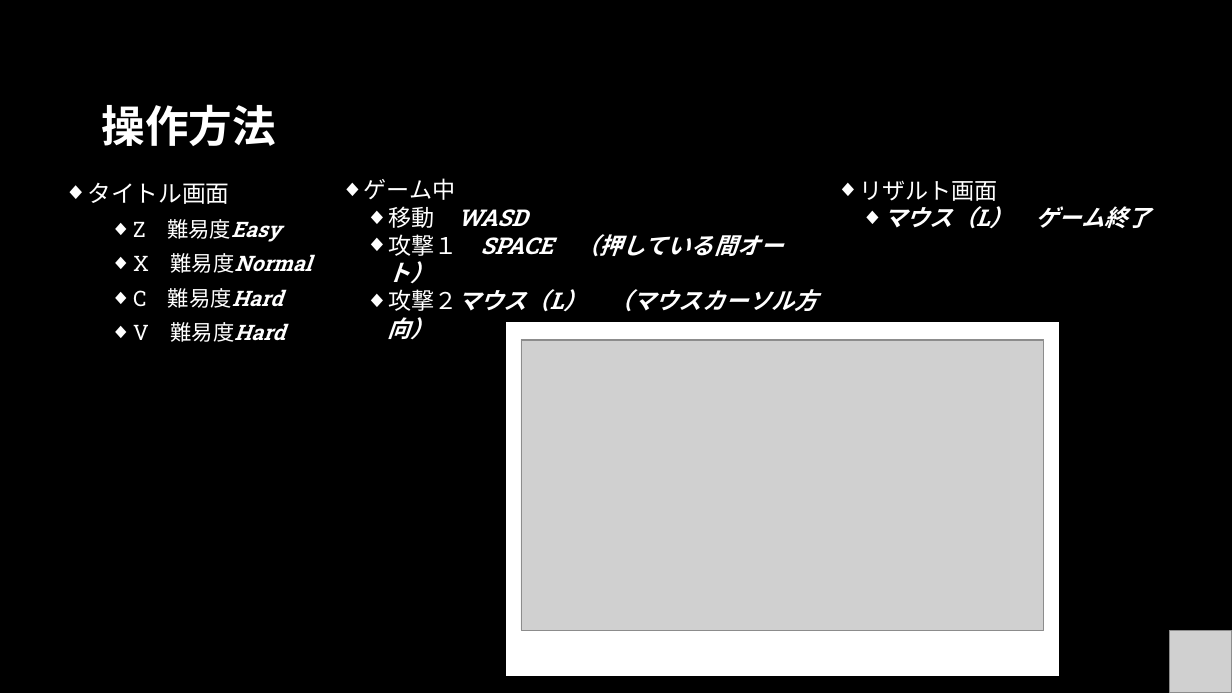
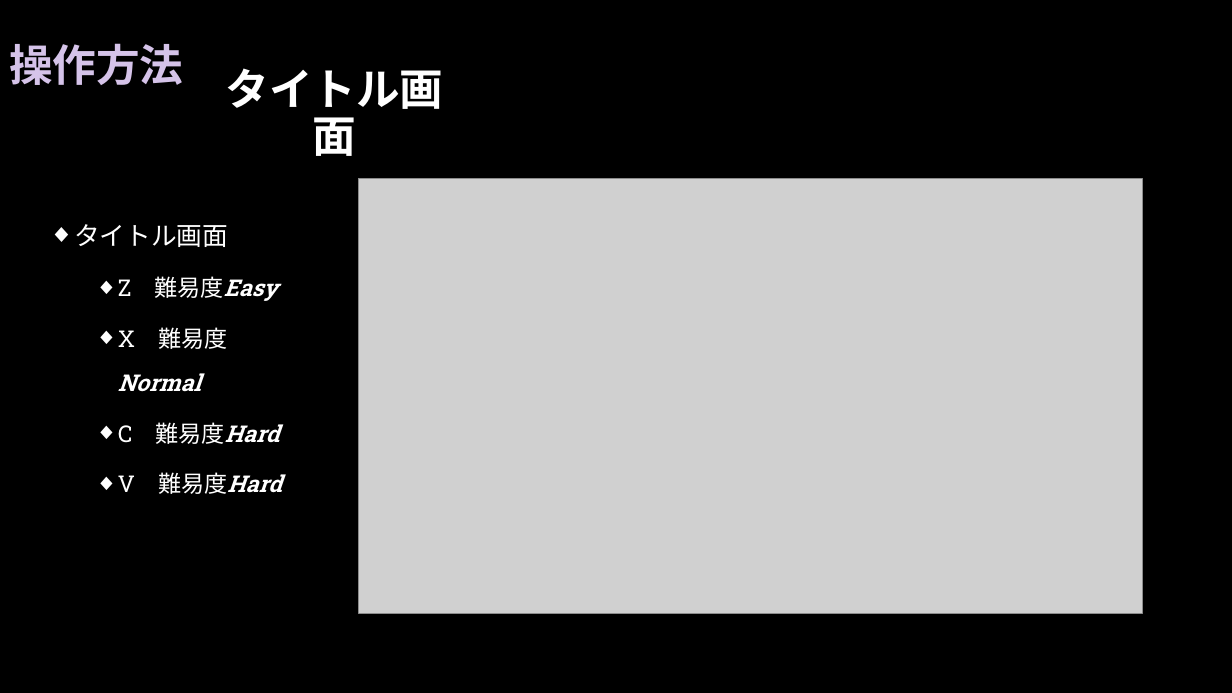
Before and after one commit to TAKU415/GameB, a slide deck: slide 5 of ゲーム説明用プレゼン.pptx. Drawn at 1232x693 pixels with LibreOffice and Linux fonts; fonts in the diff are those of the drawing; grey boxes stand for pictures; background and template pictures are left out. Boxes give left, top, right and bottom in pixels: in the first picture for what was removed or moved away, otherwise in the second. Text is boxed around its words. In the diff, an @@ line names an element or a change of style, - is before the commit and + after.

```diff
--- a/ゲーム説明用プレゼン.pptx
+++ b/ゲーム説明用プレゼン.pptx
@@ title "操作方法": place and size @@
-title "操作方法" at (102,104,276,146)
+title "操作方法" at (9,43,183,85)
@@ title "操作方法" at (9,43,183,85): text colour #FFFFFF to #D5C3E9 @@
@@ text added at (226,68,444,156), 34 pt, text #FFFFFF, bold @@
+タイトル画面
@@ picture: place and size @@
-picture at (521,340,1044,631)
+picture at (359,178,1142,615)
@@ text removed at (364,178,818,311) @@
-◆ ゲーム中
-  ◆ 移動 WASD
-  ◆ 攻撃１ SPACE （押している間オート）
-  ◆ 攻撃２マウス（L） （マウスカーソル方向）
@@ text "タイトル画面": place and size @@
-text "タイトル画面" at (87,183,312,342)
+text "タイトル画面" at (74,224,281,494)
@@ text "タイトル画面" at (74,224,281,494): size 18.5 to 20 pt in "タイトル画面"; size 16.6 to 18 pt in "Z 難易度Easy", "X 難易度Normal", "C 難易度Hard", "V 難易度Hard"; line spacing 1.1 to 1.2; line spacing 1.1 to 1.6 @@
@@ text removed at (859,180,1151,228) @@
-◆ リザルト画面
-  ◆ マウス（L） ゲーム終了
@@ rectangle removed at (504,321,1061,678) @@
@@ picture removed at (521,340,1044,629) @@
@@ picture removed at (521,339,1044,630) @@
@@ picture removed at (1170,631,1232,693) @@
```
Also in this commit, not shown: 4 other slides changed, 3 slides added, 2 other files.
